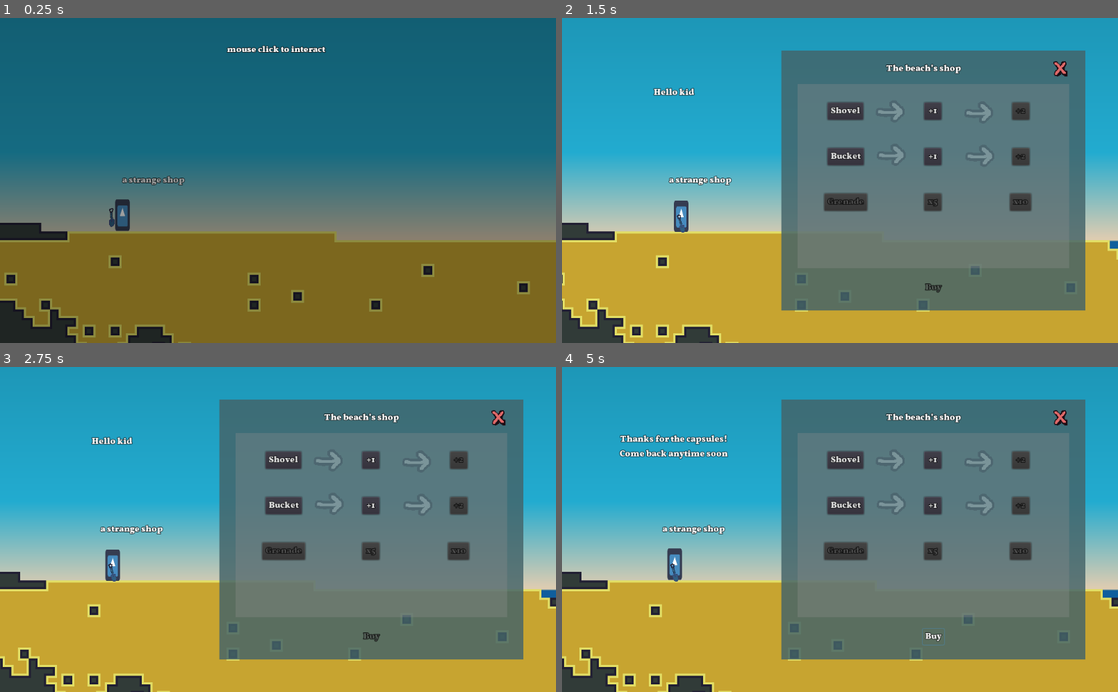
Above: before the commit, frames 1-4 (two rows, left to right).
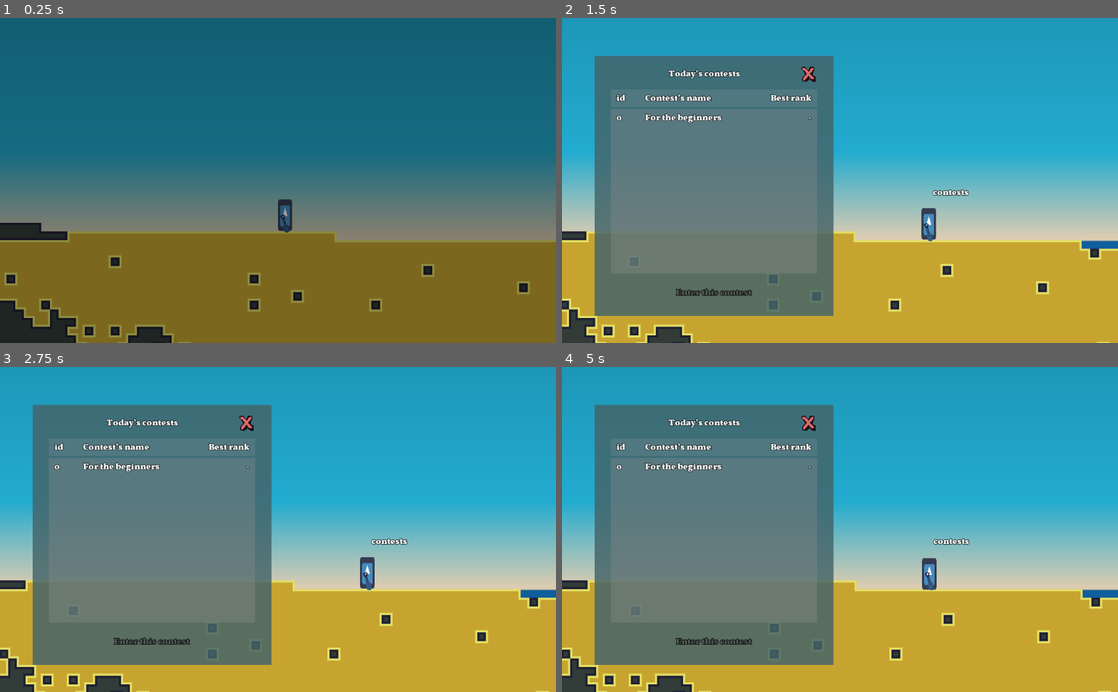
Above: after the commit, the same moments.

Repository: Eptwalabha/ld48
Game: Godot game, scene res://scenes/splash-screen/SplashScreen.tscn
Two runs of this game, one before a commit and one after it. Both use one fixed random seed, a clock stepped at 60 frames per second and the inputs below. The engine's default icon, where the game draws it, is replaced by a stand-in: a white triangle on a blue panel in a dark square.
Inputs (mouse positions are in pixels of both pictures, inside the frame that each line leads up to):
- Up to frame 1 (0.25 s): no input
- Up to frame 2 (1.5 s): tap Enter (ui_accept) at 0.5 s; move the mouse to (962, 164) at 0.52 s; hold Right (move_right) 0.53-1.25 s; tap E (action) at 0.6 s; click (962, 164) at 0.67 s; tap Space (move_jump) at 0.77 s; drag from (728, 196) to (990, 213) at 1.27 s
- Up to frame 3 (2.75 s): move the mouse to (333, 458) at 2.02 s; hold Left (move_left) from 2.03 s (still down); tap Mouse wheel down (action_previous_tool) at 2.1 s
- Up to frame 4 (5 s): release Left (move_left) at 2.75 s; drag from (812, 594) to (689, 552) at 2.77 s; click (845, 461) at 3.5 s, where only the run before the commit has a clickable "Shovel"; click (934, 636) at 4.25 s, where only the run before the commit has a clickable "Buy"

The runs differ from the first frame. In frame 1, 1.0% of the frame differs, in the area x 19-59%, y 8-67%; in frame 2, 67%, in the area x 0-100%, y 10-100%; in frame 3, 67%; in frame 4, 67%.

Commit message:
better game over screen

Diff:
--- a/assets/translations/ld48.csv
+++ b/assets/translations/ld48.csv
@@ -34,9 +34,14 @@
 thank_you	Thanks for the capsules!\nCome back anytime soon
 contest_menu_title	Today’s contests
 contest_menu_enter_btn	Enter this contest
+contest_name	Contest’s name
+best_rank	Best rank
+your_rank	Your rank: #%s
+your_gain	You gain %s capsules
+no_gain	You gain nothing… what a shame
 contest_name_0	For the beginners
 contest_name_1	For the novice
 contest_name_2	Dig dug
 contest_name_3	Are you diggin’ son?
-contest_name	Contest’s name
-best_rank	Best rank
+contest_name_4
+contest_name_5
--- a/scenes/game-autoload.gd
+++ b/scenes/game-autoload.gd
@@ -97,10 +97,12 @@
 
 
 var contests = [
-	{ "duration": 0.1,	"price": [200, 100, 50],	"results": [4, 8],		"podium": -1,	"best": 0 },
-	{ "duration": 2.0,	"price": [500, 200, 100],	"results": [6, 10],		"podium": -1,	"best": 0 },
+	{ "duration": 0.5,	"price": [200, 100, 50],	"results": [4, 8],		"podium": -1,	"best": 0 },
+	{ "duration": 1.0,	"price": [500, 200, 100],	"results": [6, 10],		"podium": -1,	"best": 0 },
 	{ "duration": 2.0,	"price": [500, 200, 100],	"results": [10, 20],	"podium": -1,	"best": 0 },
 	{ "duration": 1.0,	"price": [800, 400, 200],	"results": [10, 20],	"podium": -1,	"best": 0 },
+	{ "duration": 1.5,	"price": [1500, 1000, 400],	"results": [20, 30],	"podium": -1,	"best": 0 },
+	{ "duration": 3,	"price": [3000, 2000, 1000],	"results": [30, 50],	"podium": -1,	"best": 0 },
 ]
 
 var current_contest = null if !DEBUG else contests[0]
@@ -120,6 +122,7 @@
 	var depth = last_results["depth"]
 	var podium = last_results["podium"]
 	if podium < 3:
+		player_money += current_contest["price"][podium]
 		var old_podium = contests[current_id]["podium"]
 		if old_podium == -1:
 			contests[current_id]["podium"] = podium
--- a/scenes/levels/LevelBase.tscn
+++ b/scenes/levels/LevelBase.tscn
@@ -210,9 +210,9 @@
 }
 
 [node name="Control" type="MarginContainer" parent="CanvasLayer/Control2"]
-margin_left = 477.0
-margin_right = 547.0
-margin_bottom = 71.0
+margin_left = 473.0
+margin_right = 551.0
+margin_bottom = 91.0
 size_flags_horizontal = 3
 custom_constants/margin_right = 20
 custom_constants/margin_top = 20
@@ -225,8 +225,8 @@
 [node name="Timer" type="Label" parent="CanvasLayer/Control2/Control"]
 margin_left = 20.0
 margin_top = 20.0
-margin_right = 50.0
-margin_bottom = 51.0
+margin_right = 58.0
+margin_bottom = 71.0
 text = "time
 "
 align = 1
--- a/scenes/levels/map/ContestLevel.gd
+++ b/scenes/levels/map/ContestLevel.gd
@@ -247,5 +247,5 @@
 			"contestants": contestants,
 			"podium": podium
 		}
-		var _osef = get_tree().change_scene("res://scenes/levels/map/HubLevel.tscn")
 		GameAutoload.save_result()
+		var _osef = get_tree().change_scene("res://scenes/levels/map/GameOverLevel.tscn")
--- /dev/null
+++ b/scenes/levels/map/GameOverLevel.gd
@@ -0,0 +1,35 @@
+extends Level
+
+var podium = 2
+
+func _ready():
+	if GameAutoload.last_results != null:
+		podium = GameAutoload.last_results["podium"]
+
+	match podium:
+		0: player.global_position = $Podium/Podium1.global_position
+		1: player.global_position = $Podium/Podium2.global_position
+		2: player.global_position = $Podium/Podium3.global_position
+		_: player.global_position = $Podium/Podium4.global_position
+
+	camera_target = $Player/Position2D
+	camera.limit_bottom = 100
+	player.set_control(false)
+	var success = podium < 3
+	$Success.visible = success
+	$Failure.visible = !success
+	$CanvasLayer/Infos/Info.text = tr("your_rank") % (podium + 1)
+	if success:
+		var gain = GameAutoload.current_contest["price"][podium]
+		$CanvasLayer/Infos/Money.text = tr("your_gain") % gain
+	else:
+		$CanvasLayer/Infos/Money.text = tr("no_gain")
+
+func _on_GameOverLevel_fadein_end():
+	if podium < 3:
+		$AnimationPlayer.play("success")
+	else:
+		$AnimationPlayer.play("failure")
+
+func _on_Continue_pressed():
+	var _osef = get_tree().change_scene("res://scenes/levels/map/HubLevel.tscn")
--- /dev/null
+++ b/scenes/levels/map/GameOverLevel.tscn
@@ -0,0 +1,184 @@
+[gd_scene load_steps=8 format=2]
+
+[ext_resource path="res://scenes/levels/Level.tscn" type="PackedScene" id=1]
+[ext_resource path="res://scenes/levels/map/GameOverLevel.gd" type="Script" id=2]
+[ext_resource path="res://scenes/levels/tilemaps/HubTilemap.tscn" type="PackedScene" id=3]
+[ext_resource path="res://assets/images/items.png" type="Texture" id=4]
+
+[sub_resource type="RectangleShape2D" id=1]
+extents = Vector2( 19.2583, 34.9984 )
+
+[sub_resource type="Animation" id=2]
+length = 2.0
+loop = true
+tracks/0/type = "value"
+tracks/0/path = NodePath("Failure:scale")
+tracks/0/interp = 1
+tracks/0/loop_wrap = true
+tracks/0/imported = false
+tracks/0/enabled = true
+tracks/0/keys = {
+"times": PoolRealArray( 0, 1, 2 ),
+"transitions": PoolRealArray( 0.450625, 0.466517, 0.435275 ),
+"update": 0,
+"values": [ Vector2( 1, 1 ), Vector2( 1.3, 1.4 ), Vector2( 1, 1 ) ]
+}
+tracks/1/type = "value"
+tracks/1/path = NodePath("Failure:rotation_degrees")
+tracks/1/interp = 1
+tracks/1/loop_wrap = true
+tracks/1/imported = false
+tracks/1/enabled = true
+tracks/1/keys = {
+"times": PoolRealArray( 0, 0.6, 1.4, 2 ),
+"transitions": PoolRealArray( 1, 1, 1, 1 ),
+"update": 0,
+"values": [ 0.0, -10.0, 10.0, 0.0 ]
+}
+
+[sub_resource type="Animation" id=3]
+length = 2.0
+loop = true
+tracks/0/type = "value"
+tracks/0/path = NodePath("Success:modulate")
+tracks/0/interp = 1
+tracks/0/loop_wrap = true
+tracks/0/imported = false
+tracks/0/enabled = true
+tracks/0/keys = {
+"times": PoolRealArray( 0, 1, 2 ),
+"transitions": PoolRealArray( 1, 1, 1 ),
+"update": 0,
+"values": [ Color( 0.682353, 0.627451, 0.027451, 1 ), Color( 0.32549, 0.682353, 0.027451, 1 ), Color( 0.682353, 0.627451, 0.027451, 1 ) ]
+}
+tracks/1/type = "value"
+tracks/1/path = NodePath("Success:rotation_degrees")
+tracks/1/interp = 1
+tracks/1/loop_wrap = true
+tracks/1/imported = false
+tracks/1/enabled = true
+tracks/1/keys = {
+"times": PoolRealArray( 0, 0.5, 1.5, 2 ),
+"transitions": PoolRealArray( 1, 1, 1, 1 ),
+"update": 0,
+"values": [ 0.0, -15.0, 15.0, 0.0 ]
+}
+tracks/2/type = "value"
+tracks/2/path = NodePath("Success:scale")
+tracks/2/interp = 1
+tracks/2/loop_wrap = true
+tracks/2/imported = false
+tracks/2/enabled = true
+tracks/2/keys = {
+"times": PoolRealArray( 0, 1, 2 ),
+"transitions": PoolRealArray( 1, 1, 1 ),
+"update": 0,
+"values": [ Vector2( 1, 1 ), Vector2( 1.4, 1.4 ), Vector2( 1, 1 ) ]
+}
+
+[node name="GameOverLevel" instance=ExtResource( 1 )]
+script = ExtResource( 2 )
+
+[node name="Start" parent="." index="1"]
+position = Vector2( 547.07, -636.396 )
+
+[node name="Player" parent="." index="2"]
+position = Vector2( 456.274, -739.35 )
+
+[node name="Position2D" type="Position2D" parent="Player" index="9"]
+position = Vector2( 313.955, -8 )
+
+[node name="Podium" type="Sprite" parent="." index="3"]
+position = Vector2( 496.778, -48.6208 )
+scale = Vector2( 1.20099, 1.18847 )
+texture = ExtResource( 4 )
+region_enabled = true
+region_rect = Rect2( 2, 4, 112, 62 )
+
+[node name="StaticBody2D" type="StaticBody2D" parent="Podium" index="0"]
+collision_layer = 0
+
+[node name="CollisionShape2D" type="CollisionShape2D" parent="Podium/StaticBody2D" index="0"]
+position = Vector2( 0.348907, 9.03322 )
+shape = SubResource( 1 )
+
+[node name="CollisionShape2D2" type="CollisionShape2D" parent="Podium/StaticBody2D" index="1"]
+position = Vector2( -33.8449, 34.3262 )
+shape = SubResource( 1 )
+
+[node name="CollisionShape2D3" type="CollisionShape2D" parent="Podium/StaticBody2D" index="2"]
+position = Vector2( 32.7981, 25.7447 )
+shape = SubResource( 1 )
+
+[node name="Podium1" type="Position2D" parent="Podium" index="1"]
+position = Vector2( 0, -546.405 )
+
+[node name="Podium2" type="Position2D" parent="Podium" index="2"]
+position = Vector2( 32.7981, -546.405 )
+
+[node name="Podium3" type="Position2D" parent="Podium" index="3"]
+position = Vector2( -33.8449, -546.405 )
+
+[node name="Podium4" type="Position2D" parent="Podium" index="4"]
+position = Vector2( 163.094, -546.405 )
+
+[node name="HubTilemap" parent="." index="4" instance=ExtResource( 3 )]
+
+[node name="Camera2D" parent="." index="5"]
+position = Vector2( 803.07, -591.991 )
+
+[node name="Infos" type="VBoxContainer" parent="CanvasLayer" index="2"]
+margin_left = 532.0
+margin_top = 305.0
+margin_right = 962.0
+margin_bottom = 476.0
+__meta__ = {
+"_edit_use_anchors_": false
+}
+
+[node name="Info" type="Label" parent="CanvasLayer/Infos" index="0"]
+margin_right = 430.0
+margin_bottom = 48.0
+rect_min_size = Vector2( 0, 48 )
+align = 1
+
+[node name="Money" type="Label" parent="CanvasLayer/Infos" index="1"]
+margin_top = 52.0
+margin_right = 430.0
+margin_bottom = 100.0
+rect_min_size = Vector2( 0, 48 )
+align = 1
+
+[node name="Continue" type="Button" parent="CanvasLayer/Infos" index="2"]
+margin_left = 173.0
+margin_top = 104.0
+margin_right = 256.0
+margin_bottom = 136.0
+rect_min_size = Vector2( 0, 32 )
+size_flags_horizontal = 4
+text = "continue"
+__meta__ = {
+"_edit_use_anchors_": false
+}
+
+[node name="AnimationPlayer" type="AnimationPlayer" parent="." index="7"]
+anims/failure = SubResource( 2 )
+anims/success = SubResource( 3 )
+
+[node name="Success" type="Sprite" parent="." index="8"]
+modulate = Color( 0.682353, 0.627451, 0.027451, 1 )
+position = Vector2( 1036.2, -300 )
+texture = ExtResource( 4 )
+region_enabled = true
+region_rect = Rect2( 144, -1, 294, 66.9828 )
+
+[node name="Failure" type="Sprite" parent="." index="9"]
+modulate = Color( 0.701961, 0.172549, 0.0705882, 1 )
+position = Vector2( 1036.2, -300 )
+texture = ExtResource( 4 )
+region_enabled = true
+region_rect = Rect2( 142.341, 65.1571, 259.373, 65.5315 )
+
+[connection signal="fadein_end" from="." to="." method="_on_GameOverLevel_fadein_end"]
+[connection signal="pressed" from="CanvasLayer/Infos/Continue" to="." method="_on_Continue_pressed"]
+[connection signal="animation_finished" from="AnimationPlayer" to="." method="_on_AnimationPlayer_animation_finished"]
--- a/scenes/levels/map/HubLevel.tscn
+++ b/scenes/levels/map/HubLevel.tscn
@@ -46,7 +46,7 @@
 shape = SubResource( 1 )
 
 [node name="Start" parent="." index="5"]
-position = Vector2( 245.611, -89.4342 )
+position = Vector2( 544.953, -46.6711 )
 
 [node name="ContextLabel" type="Label" parent="CanvasLayer" index="1"]
 margin_left = 289.596
--- a/scenes/ui/UITool.tscn
+++ b/scenes/ui/UITool.tscn
@@ -25,9 +25,9 @@
 
 [node name="MarginContainer" type="MarginContainer" parent="."]
 anchor_top = 1.0
-anchor_right = 1.0
 anchor_bottom = 1.0
 margin_top = -138.0
+margin_right = 1024.0
 custom_constants/margin_right = 20
 custom_constants/margin_top = 20
 custom_constants/margin_left = 20
@@ -39,15 +39,14 @@
 [node name="HBoxContainer" type="HBoxContainer" parent="MarginContainer"]
 margin_left = 20.0
 margin_top = 20.0
-margin_right = 1004.0
+margin_right = 442.0
 margin_bottom = 118.0
-size_flags_horizontal = 5
+size_flags_horizontal = 0
 custom_constants/separation = 64
 alignment = 1
 
 [node name="Shovel" type="Button" parent="MarginContainer/HBoxContainer"]
-margin_left = 281.0
-margin_right = 379.0
+margin_right = 98.0
 margin_bottom = 98.0
 rect_min_size = Vector2( 98, 98 )
 flat = true
@@ -68,8 +67,8 @@
 }
 
 [node name="Bucket" type="Button" parent="MarginContainer/HBoxContainer"]
-margin_left = 443.0
-margin_right = 541.0
+margin_left = 162.0
+margin_right = 260.0
 margin_bottom = 98.0
 rect_min_size = Vector2( 98, 98 )
 size_flags_horizontal = 5
@@ -92,8 +91,8 @@
 }
 
 [node name="Explosive" type="Button" parent="MarginContainer/HBoxContainer"]
-margin_left = 605.0
-margin_right = 703.0
+margin_left = 324.0
+margin_right = 422.0
 margin_bottom = 98.0
 rect_min_size = Vector2( 98, 98 )
 flat = true
Binary file added: assets/images/items.png
Not shown, added: assets/images/items.png.import
